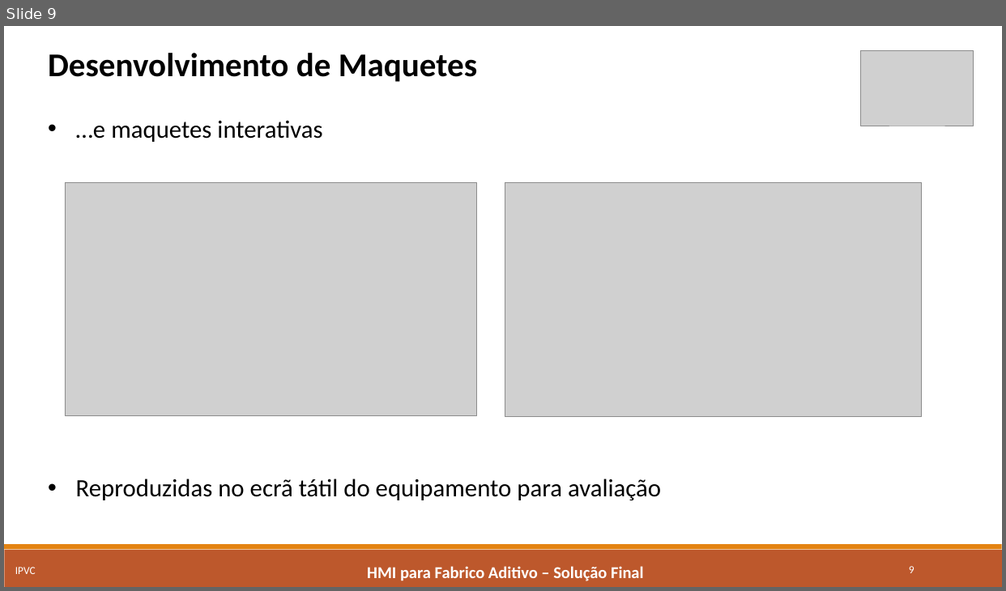
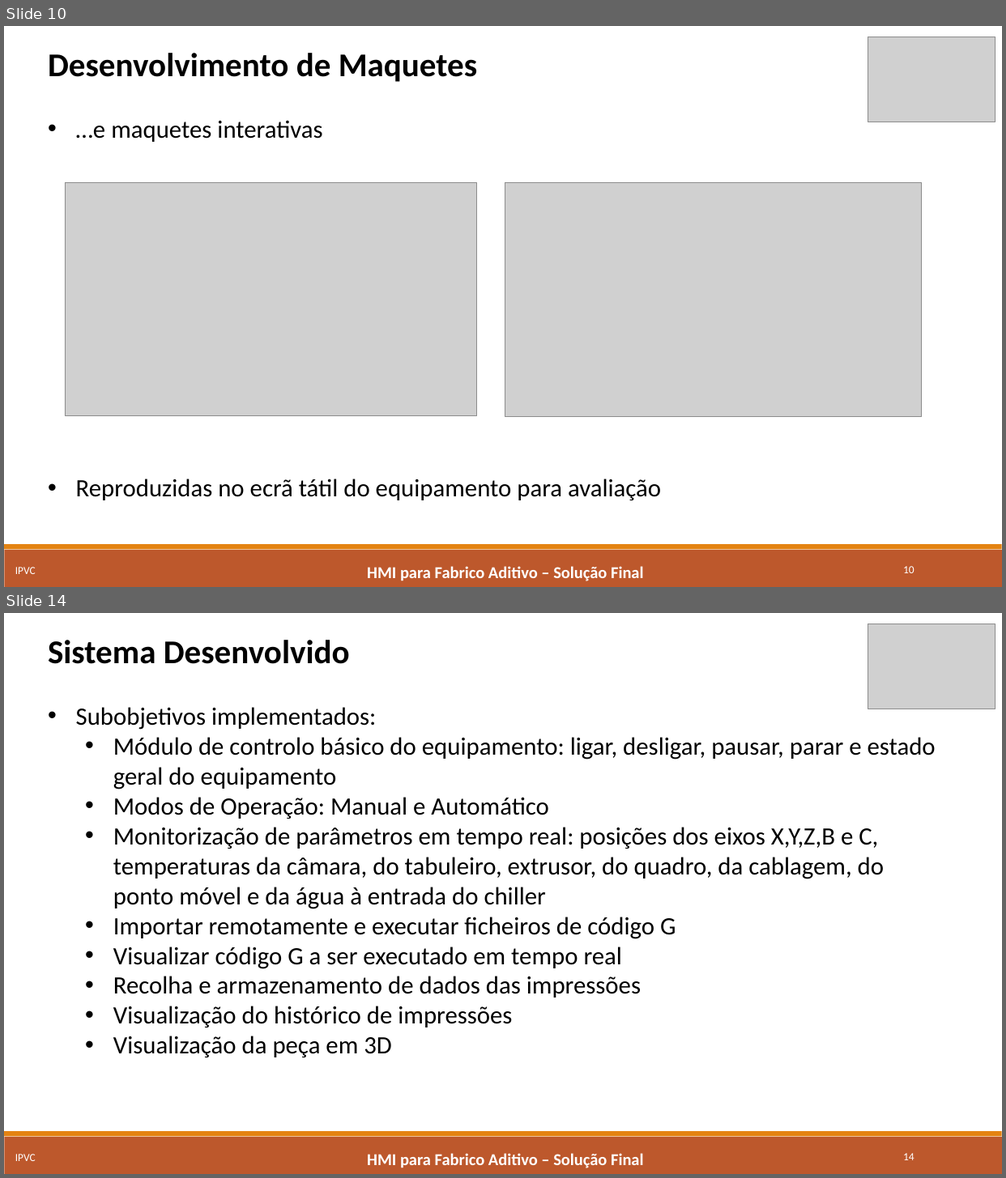
Before and after one commit to marcorlsrodrigues/projeto, a slide deck: Apresentacao_Final_MarcoRodrigues4652.pptx. Shown one above the other, each under a label of ours: slide 9 before the commit, slides 10 and 14 after it; the slides between them are not shown. The pictures are 1006x591 and 1006x1178 pixels, drawn with LibreOffice and Linux fonts; fonts in the diff are those of the drawing; grey boxes stand for pictures. Boxes give left, top, right and bottom in pixels: in the first picture for what was removed or moved away, otherwise in the second. Text is boxed around its words. In the diff, an @@ line names an element or a change of style, - is before the commit and + after.

```diff
--- a/Apresentacao_Final_MarcoRodrigues4652.pptx
+++ b/Apresentacao_Final_MarcoRodrigues4652.pptx
@@ slide 14 added at [4, 613, 1002, 1174], background #FFFFFF; not listed: 2 template elements that a slide beside it also shows @@
@@ picture added at [868, 624, 995, 709] @@
@@ text added at [48, 640, 936, 1058], 24 pt, text #000000 @@
+Sistema Desenvolvido
+• Subobjetivos implementados:
+  • Módulo de controlo básico do equipamento: ligar, desligar, pausar, parar e estado geral do equipamento
+  • Modos de Operação: Manual e Automático
+  • Monitorização de parâmetros em tempo real: posições dos eixos X,Y,Z,B e C, temperaturas da câmara, do tabuleiro, extrusor, do quadro, da cablagem, do ponto móvel e da água à entrada do chiller
+  • Importar remotamente e executar ficheiros de código G
+  • Visualizar código G a ser executado em tempo real
+  • Recolha e armazenamento de dados das impressões
+  • Visualização do histórico de impressões
+  • Visualização da peça em 3D
@@ text added at [15, 1154, 36, 1161], 10.5 pt, text #FFFFFF @@
+IPVC
@@ text added at [367, 1153, 644, 1169], 16 pt, text #FFFFFF, bold @@
+HMI para Fabrico Aditivo – Solução Final
@@ page number added at [903, 1153, 914, 1161], 10.5 pt, text #FFFFFF @@
+14
@@ what was slide 9 is now slide 10 @@
@@ slide 10 changed as well @@
@@ picture: place and size @@
-picture at [861, 50, 974, 126]
+picture at [868, 37, 995, 122]
@@ page number at [903, 566, 914, 574]: text changed @@
-9
+10
```
Also in this commit, not shown: 11 other slides changed, 13 other slides added, 1 slide removed.
